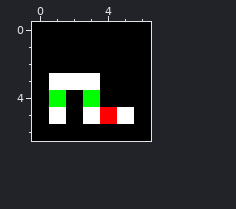
A pixel-art sprite gets an edit: data/Levels/2.png. The picture above was drawn from the file before the commit.
The file is 7x7 pixels.
After the commit:
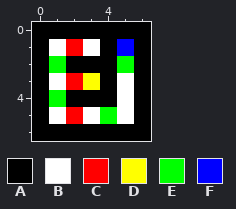
Palette (. is transparent): A #000000  B #ffffff  C #ff0000  D #ffff00  E #00ff00  F #0000ff
What changed:
y 1: x 1..3 AAA -> BCB; x 5 A -> F
y 2: x 1 A -> E; x 5 A -> E
y 3: x 2..3 BB -> CD; x 5 A -> B
y 4: x 3 E -> A; x 5 A -> B
y 5: x 2 A -> C; x 4 C -> E
Changed places in both pictures, as pixel boxes (x1, y1, x2, y2):
changed: (49, 39, 134, 124)
